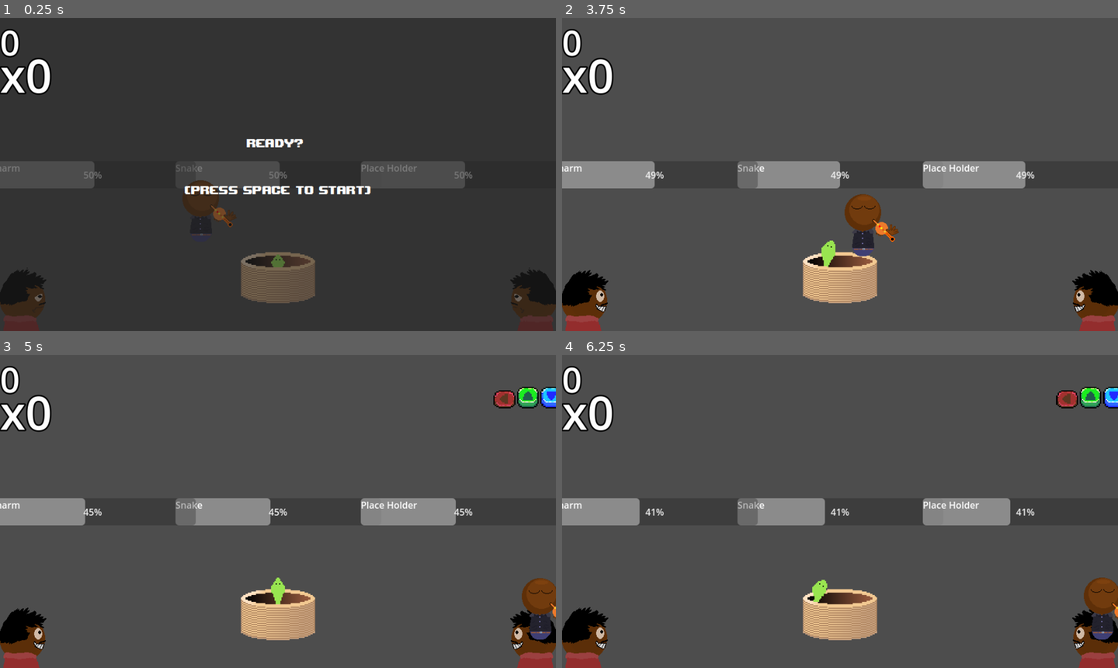
Above: before the commit, frames 1-4 (two rows, left to right).
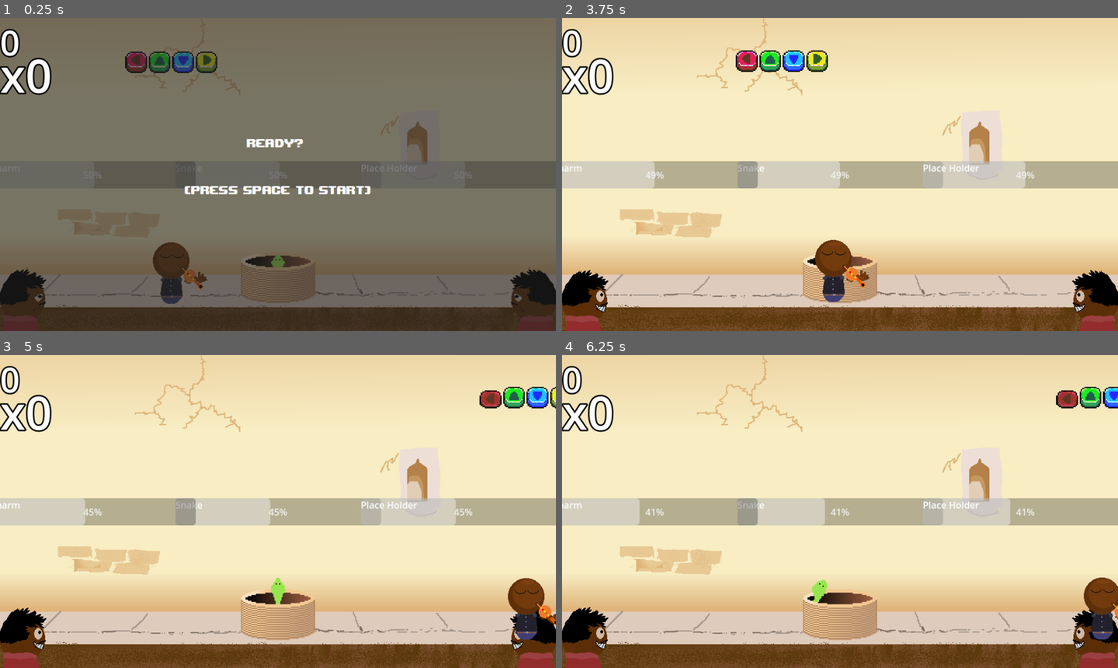
Above: after the commit, the same moments.

Repository: K0RIS/WinterMelonJam2023
Game: Godot game, scene res://assets/scenes/LevelBase.tscn
Same seed, same stepped clock (60 frames per second), same inputs: the game is played once before the commit and once after it. This scene is started directly instead of the project's main scene. The engine's default icon, where the game draws it, is replaced by a stand-in: a white triangle on a blue panel in a dark square. Sound files missing from this copy of the repository are replaced by a short silence.
Inputs:
- Up to frame 1 (0.25 s): no input
- Up to frame 2 (3.75 s): tap Space (Start_Level) at 0.5, 0.6, 1.35, 2, 2.1, 2.85, 3.5, 3.6 s; hold D (move_right) 0.53-2.03 s; tap Enter (ui_accept) at 0.77, 1.25, 1.52, 2.75, 3.02 s; hold Left (left) 2.03-2.78 s; hold D (move_right) from 2.78 s (still down)
- Up to frame 3 (5 s): tap Enter (ui_accept) at 3.77, 4.52 s; release D (move_right) at 4.28 s; hold Left (left) from 4.28 s (still down); tap Space (Start_Level) at 4.35 s
- Up to frame 4 (6.25 s): release Left (left) at 5.03 s; hold D (move_right) 5.03-5.78 s; tap Space (Start_Level) at 5.1, 5.85 s; hold Left (left) from 5.78 s (still down); tap Enter (ui_accept) at 6.02 s

The runs differ from the first frame. In frame 1, 88% of the frame differs, in the area x 0-100%, y 0-100%; in frame 2, 95%; in frame 3, 95%; in frame 4, 93%.

Commit message:
idk

Diff:
--- a/assets/scenes/LevelBase.tscn
+++ b/assets/scenes/LevelBase.tscn
@@ -1,8 +1,9 @@
-[gd_scene load_steps=10 format=3 uid="uid://d10fviu00m7jp"]
+[gd_scene load_steps=11 format=3 uid="uid://d10fviu00m7jp"]
 
 [ext_resource type="Script" path="res://assets/scripts/LevelBase.gd" id="1_02c7m"]
 [ext_resource type="PackedScene" uid="uid://bvlt82ssfcm2m" path="res://ready_up_screen.tscn" id="2_edh7w"]
 [ext_resource type="PackedScene" uid="uid://cvbr3f3sf14b3" path="res://assets/scenes/SnakeCharmer.tscn" id="3_mo7sc"]
+[ext_resource type="Texture2D" uid="uid://m8afyailm271" path="res://assets/sprites/streetBG.png" id="3_ysgir"]
 [ext_resource type="PackedScene" uid="uid://dl8tbmqlmed3s" path="res://assets/scenes/EnvironmentalAreas.tscn" id="4_05wpu"]
 
 [sub_resource type="WorldBoundaryShape2D" id="WorldBoundaryShape2D_6vlu4"]
@@ -29,6 +30,7 @@
 custom_minimum_size = Vector2(960, 540)
 offset_right = 960.0
 offset_bottom = 540.0
+texture = ExtResource("3_ysgir")
 
 [node name="Boundaries" type="Node" parent="."]
 
@@ -66,7 +68,7 @@
 [node name="EnvironmentalAreas" parent="." instance=ExtResource("4_05wpu")]
 
 [node name="SnakeCharmer" parent="." instance=ExtResource("3_mo7sc")]
-position = Vector2(347, 326)
+position = Vector2(296, 433)
 metadata/_edit_group_ = true
 
 [connection signal="finished" from="SnakeCharmer/Node/RhythmGame/PrincipalTrack" to="." method="_on_principal_track_finished"]
--- a/assets/scenes/Levels/LevelOne.tscn
+++ b/assets/scenes/Levels/LevelOne.tscn
@@ -1,15 +1,11 @@
-[gd_scene load_steps=6 format=3 uid="uid://bmebqeqnbdcur"]
+[gd_scene load_steps=5 format=3 uid="uid://bmebqeqnbdcur"]
 
 [ext_resource type="PackedScene" uid="uid://d10fviu00m7jp" path="res://assets/scenes/LevelBase.tscn" id="1_yo8sc"]
 [ext_resource type="AudioStream" uid="uid://64qx3f08yj11" path="res://assets/sound/music/level_one/Level_1_Principal.ogg" id="2_tosxs"]
 [ext_resource type="AudioStream" uid="uid://q2vfx5i32n2f" path="res://assets/sound/music/level_one/Level_1_Ney.ogg" id="3_iv3it"]
 [ext_resource type="AudioStream" uid="uid://2te1ssqxhsuh" path="res://assets/sound/music/level_one/Level_1_Combo.ogg" id="4_w60ci"]
-[ext_resource type="Texture2D" uid="uid://m8afyailm271" path="res://assets/sprites/streetBG.png" id="5_k7m7y"]
 
 [node name="Level" instance=ExtResource("1_yo8sc")]
-
-[node name="TextureRect" parent="." index="1"]
-texture = ExtResource("5_k7m7y")
 
 [node name="SnakeCharmer" parent="." index="4"]
 position = Vector2(298, 405)
--- /dev/null
+++ b/assets/scenes/Levels/LevelTwo.tscn
@@ -0,0 +1,89 @@
+[gd_scene load_steps=13 format=3 uid="uid://b8343w584wu4f"]
+
+[ext_resource type="Script" path="res://assets/scripts/LevelBase.gd" id="1_jnefg"]
+[ext_resource type="PackedScene" uid="uid://bvlt82ssfcm2m" path="res://ready_up_screen.tscn" id="2_plavf"]
+[ext_resource type="Texture2D" uid="uid://m8afyailm271" path="res://assets/sprites/streetBG.png" id="3_uj8rw"]
+[ext_resource type="PackedScene" uid="uid://dl8tbmqlmed3s" path="res://assets/scenes/EnvironmentalAreas.tscn" id="4_auyje"]
+[ext_resource type="PackedScene" uid="uid://cvbr3f3sf14b3" path="res://assets/scenes/SnakeCharmer.tscn" id="5_ukpc3"]
+[ext_resource type="AudioStream" uid="uid://f4dc2uposfq5" path="res://assets/sound/music/level_two/Level_3_Normal.mp3" id="6_c0gba"]
+[ext_resource type="AudioStream" uid="uid://byfwtxwd8ei3t" path="res://assets/sound/music/level_two/Level_3_Combo.mp3" id="7_p1slb"]
+
+[sub_resource type="WorldBoundaryShape2D" id="WorldBoundaryShape2D_6vlu4"]
+normal = Vector2(0, 1)
+
+[sub_resource type="WorldBoundaryShape2D" id="WorldBoundaryShape2D_70fy5"]
+normal = Vector2(1, 0)
+
+[sub_resource type="WorldBoundaryShape2D" id="WorldBoundaryShape2D_5b6te"]
+normal = Vector2(-1, 0)
+
+[sub_resource type="WorldBoundaryShape2D" id="WorldBoundaryShape2D_mvwt3"]
+
+[sub_resource type="RectangleShape2D" id="RectangleShape2D_0airp"]
+size = Vector2(702, 49)
+
+[node name="Level" type="Node"]
+script = ExtResource("1_jnefg")
+
+[node name="ReadyUpScreen" parent="." instance=ExtResource("2_plavf")]
+visible = true
+
+[node name="TextureRect" type="TextureRect" parent="."]
+custom_minimum_size = Vector2(960, 540)
+offset_right = 960.0
+offset_bottom = 540.0
+texture = ExtResource("3_uj8rw")
+
+[node name="Boundaries" type="Node" parent="."]
+
+[node name="StaticBody2D" type="StaticBody2D" parent="Boundaries"]
+
+[node name="CollisionShape2D" type="CollisionShape2D" parent="Boundaries/StaticBody2D"]
+shape = SubResource("WorldBoundaryShape2D_6vlu4")
+
+[node name="StaticBody2D2" type="StaticBody2D" parent="Boundaries"]
+position = Vector2(0, 540)
+
+[node name="CollisionShape2D" type="CollisionShape2D" parent="Boundaries/StaticBody2D2"]
+shape = SubResource("WorldBoundaryShape2D_70fy5")
+
+[node name="StaticBody2D3" type="StaticBody2D" parent="Boundaries"]
+position = Vector2(960, 540)
+
+[node name="CollisionShape2D" type="CollisionShape2D" parent="Boundaries/StaticBody2D3"]
+shape = SubResource("WorldBoundaryShape2D_5b6te")
+
+[node name="StaticBody2D4" type="StaticBody2D" parent="Boundaries"]
+position = Vector2(0, 490)
+
+[node name="CollisionShape2D" type="CollisionShape2D" parent="Boundaries/StaticBody2D4"]
+shape = SubResource("WorldBoundaryShape2D_mvwt3")
+
+[node name="Area2D" type="Area2D" parent="Boundaries"]
+collision_layer = 9
+collision_mask = 9
+
+[node name="CollisionShape2D" type="CollisionShape2D" parent="Boundaries/Area2D"]
+position = Vector2(474, 500)
+shape = SubResource("RectangleShape2D_0airp")
+
+[node name="EnvironmentalAreas" parent="." instance=ExtResource("4_auyje")]
+
+[node name="SnakeCharmer" parent="." instance=ExtResource("5_ukpc3")]
+position = Vector2(296, 433)
+metadata/_edit_group_ = true
+
+[node name="PrincipalTrack" parent="SnakeCharmer/Node/RhythmGame" index="0"]
+stream = ExtResource("6_c0gba")
+
+[node name="FluteTrack" parent="SnakeCharmer/Node/RhythmGame" index="1"]
+stream = ExtResource("6_c0gba")
+
+[node name="ComboTrack" parent="SnakeCharmer/Node/RhythmGame" index="2"]
+stream = ExtResource("7_p1slb")
+
+[connection signal="finished" from="SnakeCharmer/Node/RhythmGame/PrincipalTrack" to="." method="_on_principal_track_finished"]
+
+[editable path="EnvironmentalAreas"]
+[editable path="SnakeCharmer"]
+[editable path="SnakeCharmer/Node/RhythmGame"]
--- a/assets/scenes/Note.tscn
+++ b/assets/scenes/Note.tscn
@@ -1,8 +1,17 @@
-[gd_scene load_steps=5 format=3 uid="uid://k3uboy304rg2"]
+[gd_scene load_steps=6 format=3 uid="uid://k3uboy304rg2"]
 
 [ext_resource type="Script" path="res://assets/scripts/Note.gd" id="2_6msk5"]
 [ext_resource type="Shader" path="res://assets/scenes/Note.gdshader" id="2_8brwn"]
 [ext_resource type="Texture2D" uid="uid://bkflaq225r2e8" path="res://assets/sprites/buttons/left.png" id="2_51owk"]
+
+[sub_resource type="ShaderMaterial" id="ShaderMaterial_irueo"]
+shader = ExtResource("2_8brwn")
+shader_parameter/color = Color(1, 1, 1, 1)
+shader_parameter/width = 1.0
+shader_parameter/pattern = 0
+shader_parameter/inside = false
+shader_parameter/add_margins = true
+shader_parameter/number_of_images = Vector2(1, 1)
 
 [sub_resource type="ShaderMaterial" id="ShaderMaterial_tfyr6"]
 shader = ExtResource("2_8brwn")
@@ -14,6 +23,7 @@
 shader_parameter/number_of_images = Vector2(1, 1)
 
 [node name="Note" type="Node2D" groups=["note"]]
+material = SubResource("ShaderMaterial_irueo")
 script = ExtResource("2_6msk5")
 
 [node name="NoteTexture" type="TextureRect" parent="."]
Not shown, added: assets/sound/music/level_two/Level_3_Combo.mp3.import
Not shown, added: assets/sound/music/level_two/Level_3_Normal.mp3.import
Not shown, added: assets/sound/music/level_two/Level_3_Wrong.mp3.import
Not shown, added: assets/sound/music/level_two/Level_3_Combo.mp3
Not shown, added: assets/sound/music/level_two/Level_3_Normal.mp3
Not shown, added: assets/sound/music/level_two/Level_3_Wrong.mp3
